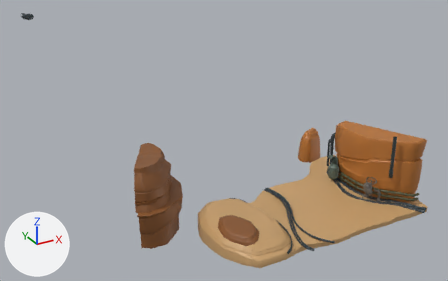
Renders of the FBX model Maya/scenes/Model Assets/ForeGround/ForeGround Full.fbx from each side of a commit.
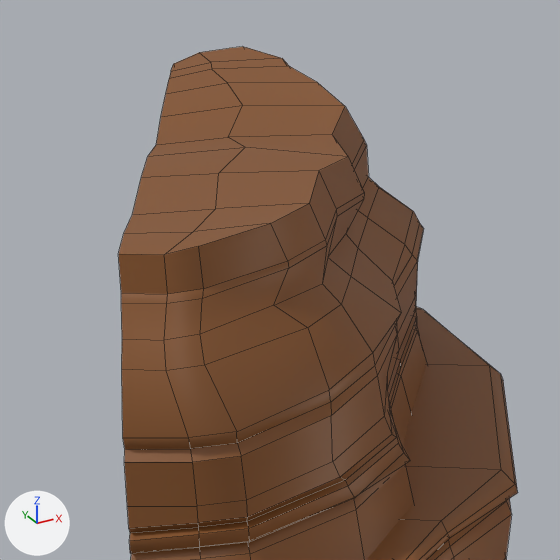
The first picture shows the older version from a 50 mm lens placed at (-8.87, -16.01, 7.56), pointed at (-1.14, -1.94, 0.53). The close-ups show both versions on the part from 27% to 42% of the width and 49% to 73% of the height of that picture; other places that the commit changed are outside them. Arrows for +X, +Y and +Z are at lower left; the lights stay in place. The close-ups show mesh edges as thin lines. Where no turn or scale is listed for an object, it has been applied to the vertices.

Objects in the first close-up: 'LftMtnTier_01', 'LftMtnTier_02'.
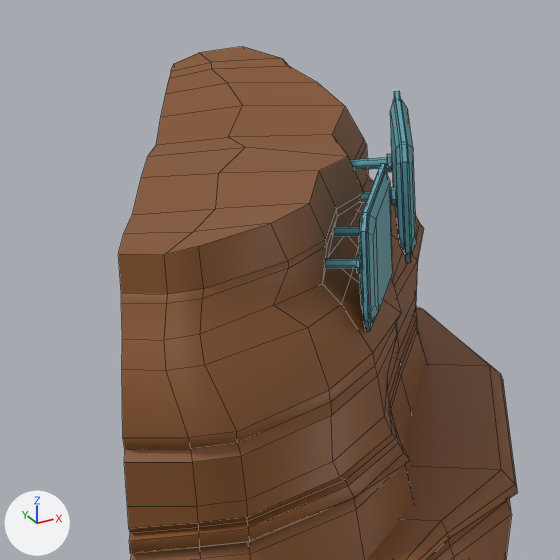
Where the change shows, as pixel boxes [x1, y1, x2, y2] in the close-ups (560 x 560 px):
```json
{"object": "pasted__SolarPanel_01", "change": "added", "after": [325, 163, 393, 331], "on screen": "cyan"}
{"object": "pasted__SolarPanel_02", "change": "added", "after": [350, 91, 417, 263], "on screen": "cyan"}
```

Scene script edits in JSON lines:
```json
{"op": "add", "block": "mat_pasted__solarpanel_shader", "code": ["mat_pasted__solarpanel_shader = principled_material('pasted__SolarPanel_Shader')", "mat_pasted__solarpanel_shader.base_color = (0.112, 0.381, 0.462)  # cyan #5ea6b5"]}
{"op": "add", "block": "me_mesh_033", "code": ["me_mesh_033 = bpy.data.meshes.new('Mesh.033')", "me_mesh_033.from_pydata(...)  # 112 vertices, 98 faces; spans x -0.112..0.18, y -0.252..0.183, z -0.211..0.211", "me_mesh_033.materials.append(mat_pasted__solarpanel_shader)  # cyan #5ea6b5"]}
{"op": "add", "block": "me_mesh_032", "code": ["me_mesh_032 = bpy.data.meshes.new('Mesh.032')", "me_mesh_032.from_pydata(...)  # 112 vertices, 98 faces; spans x -0.132..0.22, y -0.278..0.185, z -0.211..0.211", "me_mesh_032.materials.append(mat_pasted__solarpanel_shader)  # cyan #5ea6b5"]}
{"op": "add", "block": "ob_pasted__solarpanel_02", "code": ["ob_pasted__solarpanel_02 = bpy.data.objects.new('pasted__SolarPanel_02', me_mesh_033)", "ob_pasted__solarpanel_02.location = (-3.211, -2.56, 0.677)"]}
{"op": "add", "block": "ob_pasted__solarpanel_01", "code": ["ob_pasted__solarpanel_01 = bpy.data.objects.new('pasted__SolarPanel_01', me_mesh_032)", "ob_pasted__solarpanel_01.location = (-3.478, -2.976, 0.68)"]}
```
